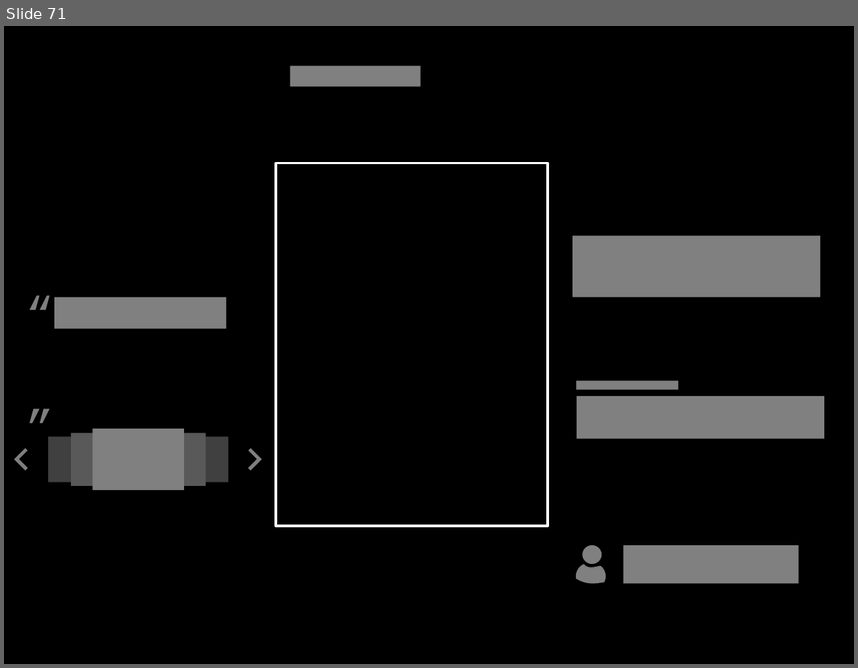
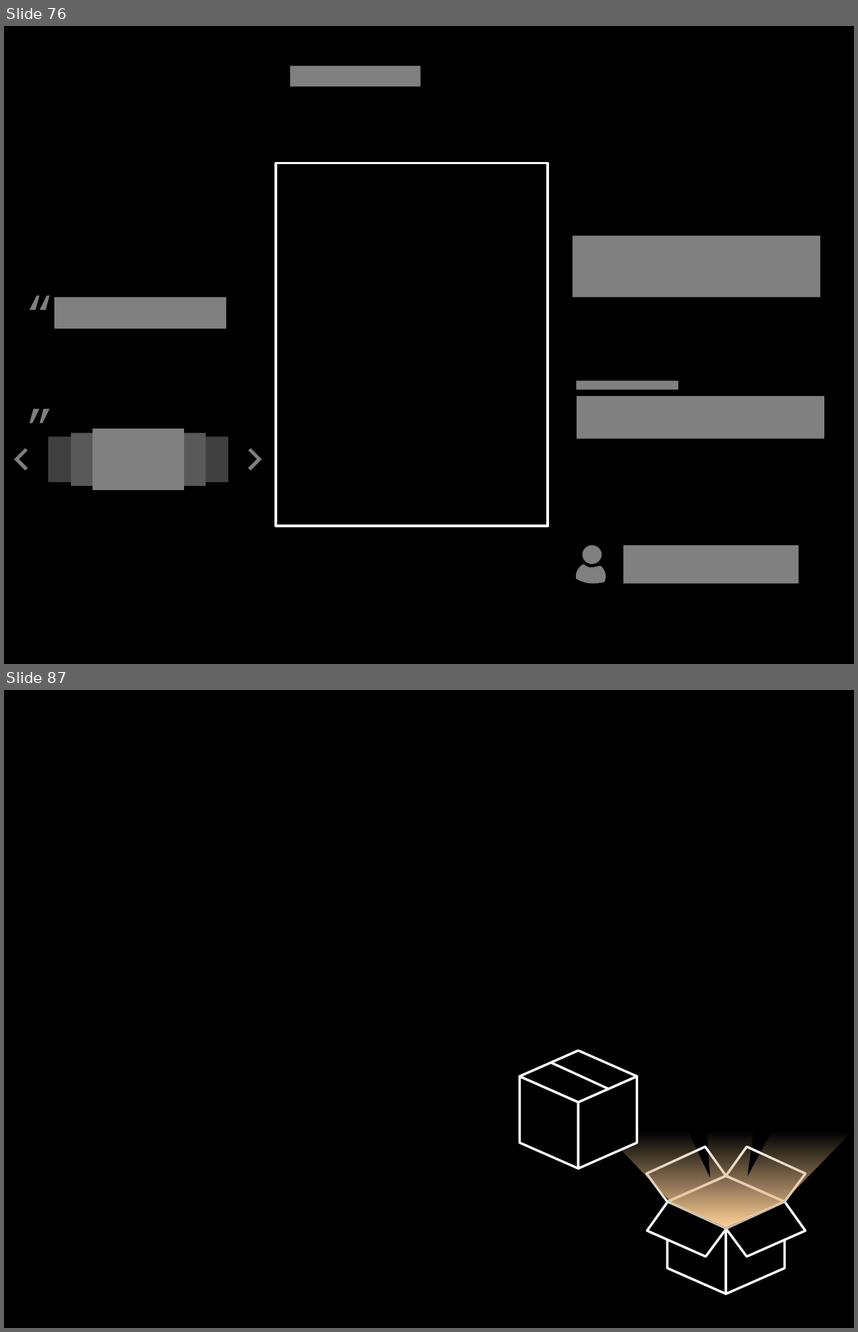
Before and after one commit to socketwench/introToContentTypes, a slide deck: src/introToContentTypes.pptx. Shown one above the other, each under a label of ours: slide 71 before the commit, slides 76 and 87 after it; the slides between them are not shown. The pictures are 858x668 and 858x1332 pixels, drawn with LibreOffice and Linux fonts; fonts in the diff are those of the drawing. Boxes give left, top, right and bottom in pixels: in the first picture for what was removed or moved away, otherwise in the second. Text is boxed around its words. In the diff, an @@ line names an element or a change of style, - is before the commit and + after.

```diff
--- a/src/introToContentTypes.pptx
+++ b/src/introToContentTypes.pptx
@@ slide 87 added at [4, 690, 854, 1328], background #000000 @@
@@ diamond added at [520, 1050, 637, 1103], fill #000000, outline #FFFFFF 2 pt @@
@@ freeform shape added at [610, 1053, 851, 1226], fill gradient #FFD198 @@
@@ parallelogram added at [519, 1076, 578, 1168], fill #000000, outline #FFFFFF 2 pt @@
@@ line added from (551, 1063) to (608, 1089), #FFFFFF 2 pt @@
@@ parallelogram added at [578, 1076, 637, 1168], fill #000000, outline #FFFFFF 2 pt @@
@@ group added at [646, 1147, 805, 1293]: 4 freeform shapes, 2 parallelograms, 1 diamond @@
@@ what was slide 71 is now slide 76 @@
```
Also in this commit, not shown: 18 other slides added, 16 slides removed, 23 other files.
